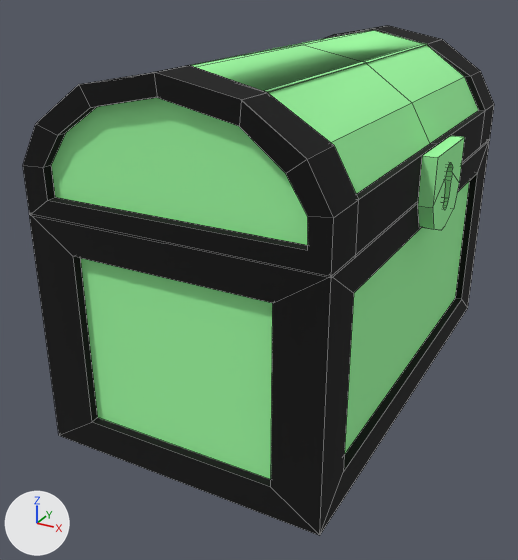
What one commit did to the FBX model Assets/Resources/3D Models/Puzzle 1/Chests/Cofre Verde.fbx.
Rendered twice from a 50 mm camera at (0.754, -1.42, 0.574) aimed at (0.027, -0.097, -0.087). The lights are fixed; the arrows at lower left show +X, +Y and +Z. Mesh edges are drawn as thin lines.
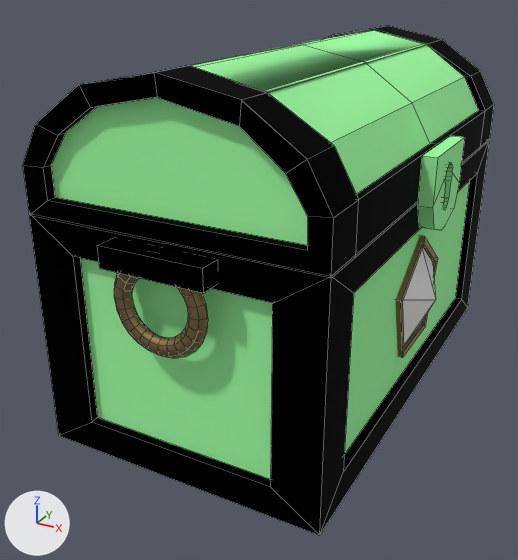
Location of each change, [x1, y1, x2, y2] in pixels of the pictures (518 x 560 px):
'Cube.049', surface changed, reshaped: [29, 139, 490, 535] in both
'Cube.050', surface changed: [23, 25, 494, 276] in both
part 1 of me_cube_031, added (black): after [98, 238, 218, 293]
part 2 of me_cube_031, added: after [403, 247, 436, 345]
part 3 of me_cube_031, added (brown): after [114, 273, 208, 358]
part 4 of me_cube_031, added: after [396, 236, 438, 358]

Diff of the bpy script that builds the scene:
```diff
--- a/Assets/Resources/3D Models/Puzzle 1/Chests/Cofre Verde.fbx.py
+++ b/Assets/Resources/3D Models/Puzzle 1/Chests/Cofre Verde.fbx.py
@@ mat_material_009 @@
 mat_material_009.roughness = 1.0
+mat_material_009.metallic = 1.0
@@ mat_material_019 @@
+mat_material_019 = principled_material('Material.019')
+mat_material_019.base_color = (0.305, 0.217, 0.1)  # brown #968059
+mat_material_019.metallic = 1.0
+mat_material_019.roughness = 0.634
@@ mat_material_020 @@
+mat_material_020 = principled_material('Material.020')
+mat_material_020.base_color = (0.8, 0.8, 0.8)  # white #e7e7e7
+mat_material_020.roughness = 0.4
@@ me_cube_031 @@
 # used by ob_cube_049; location = (0.0, 0.0, 0.0)
-me_cube_031.from_pydata(...)  # 64 vertices, 58 faces; spans x -0.248..0.38, y -0.519..0.52, z -0.338..0.184
+me_cube_031.from_pydata(...)  # 399 vertices, 384 faces; spans x -0.248..0.41, y -0.561..0.559, z -0.338..0.184
+# me_cube_031 part 1: a new loose piece, a box spanning x -0.028..0.183, y -0.561..-0.516, z 0.101..0.143, in mat_material_009 (black #000000)
+# me_cube_031 part 2: a new loose piece, a 5-sided cone pointing to +x spanning x 0.365..0.41, y -0.116..0.119, z -0.191..0.033, in mat_material_020 (white #e7e7e7)
+# me_cube_031 part 3: a new loose piece of 144 vertices spanning x -0.02..0.175, y -0.55..-0.527, z -0.053..0.142, in mat_material_019 (brown #968059)
+# me_cube_031 part 4: a new loose piece of 25 vertices spanning x 0.325..0.372, y -0.132..0.134, z -0.204..0.049, in mat_material_019 (brown #968059)
+# me_cube_031 part 5: the surface is now shaded smooth
 me_cube_031.materials.append(mat_material_014)
@@ me_cube_031 @@
 me_cube_031.materials.append(mat_material)
+me_cube_031.materials.append(mat_material_019)  # brown #968059
+me_cube_031.materials.append(mat_material_020)  # white #e7e7e7
```
